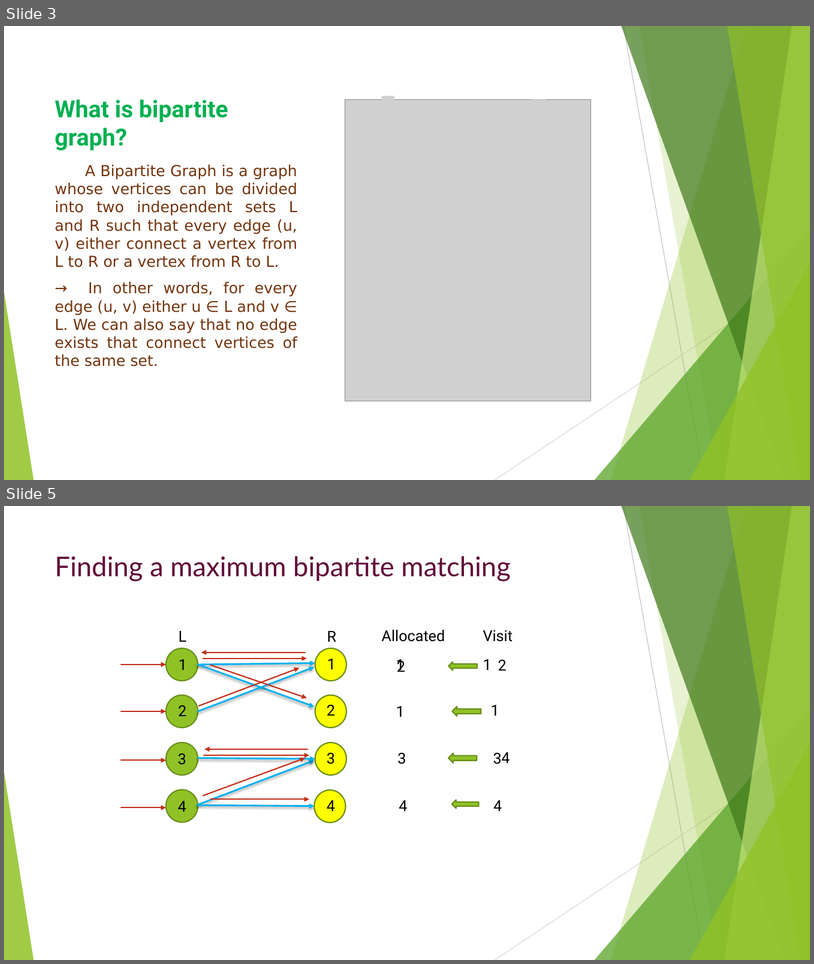
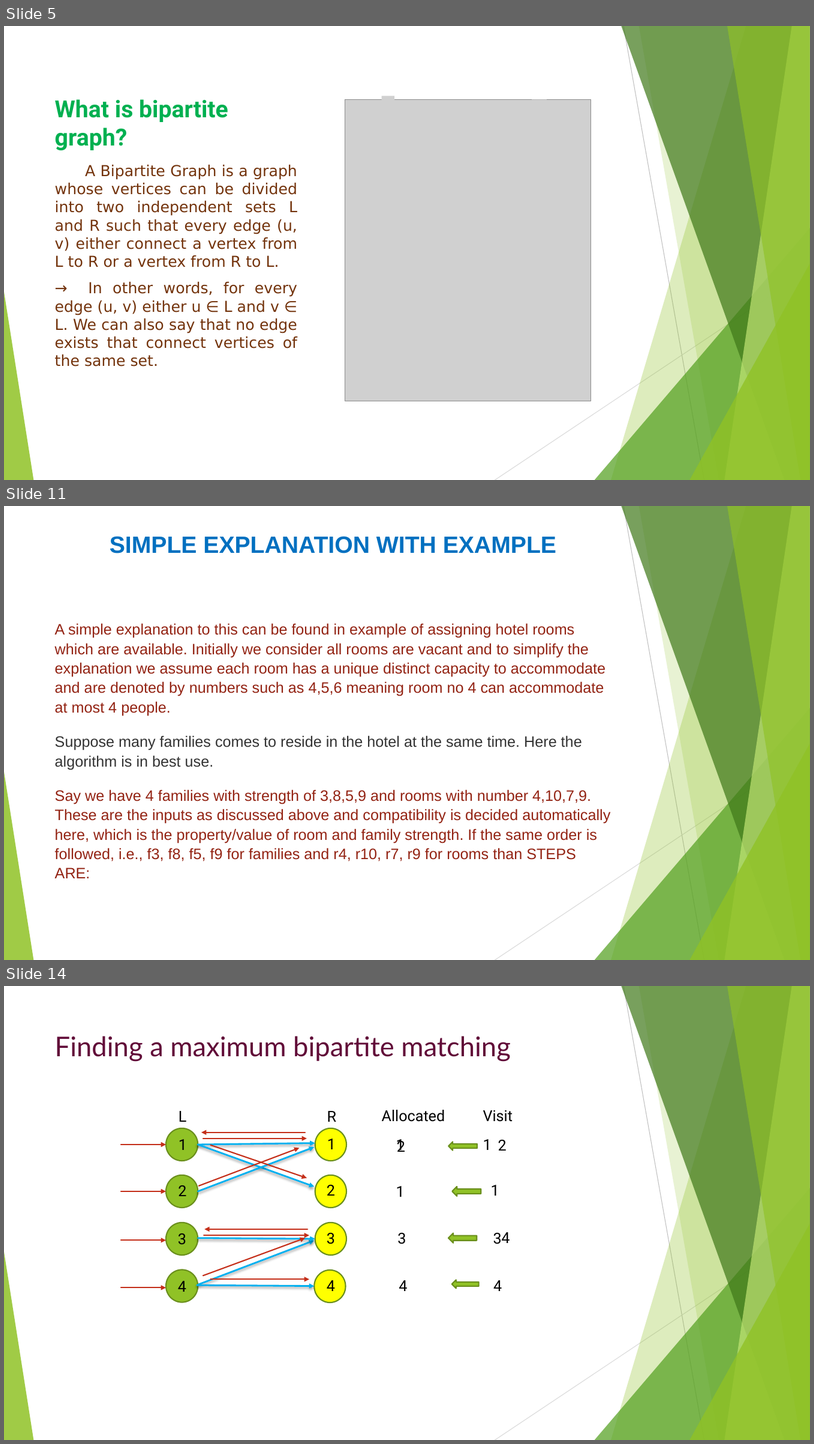
Before and after one commit to dhruv2803/DAA-Seminar, a slide deck: seminar.pptx. Shown one above the other, each under a label of ours: slides 3 and 5 before the commit, slides 5, 11 and 14 after it; the slides between them are not shown. The pictures are 814x964 and 814x1444 pixels, drawn with LibreOffice and Linux fonts; fonts in the diff are those of the drawing; grey boxes stand for pictures. Boxes give left, top, right and bottom in pixels: in the first picture for what was removed or moved away, otherwise in the second. Text is boxed around its words. In the diff, an @@ line names an element or a change of style, - is before the commit and + after.

```diff
--- a/seminar.pptx
+++ b/seminar.pptx
@@ slide 11 added at <box>4,506,810,960</box>, background #FFFFFF; not listed: 10 template elements that a slide beside it also shows @@
@@ text added at <box>55,536,611,878</box>, 18 pt, text #932313 @@
+SIMPLE EXPLANATION WITH EXAMPLE
+A simple explanation to this can be found in example of assigning hotel rooms which are available. Initially we consider all rooms are vacant and to simplify the explanation we assume each room has a unique distinct capacity to accommodate and are denoted by numbers such as 4,5,6 meaning room no 4 can accommodate at most 4 people.
+Suppose many families comes to reside in the hotel at the same time. Here the algorithm is in best use.
+Say we have 4 families with strength of 3,8,5,9 and rooms with number 4,10,7,9. These are the inputs as discussed above and compatibility is decided automatically here, which is the property/value of room and family strength. If the same order is followed, i.e., f3, f8, f5, f9 for families and r4, r10, r7, r9 for rooms than STEPS ARE:
@@ what was slide 3 is now slide 5 @@
@@ what was slide 5 is now slide 14 @@
```
Also in this commit, not shown: 1 slide changed, 16 other slides added, 1 other file.
